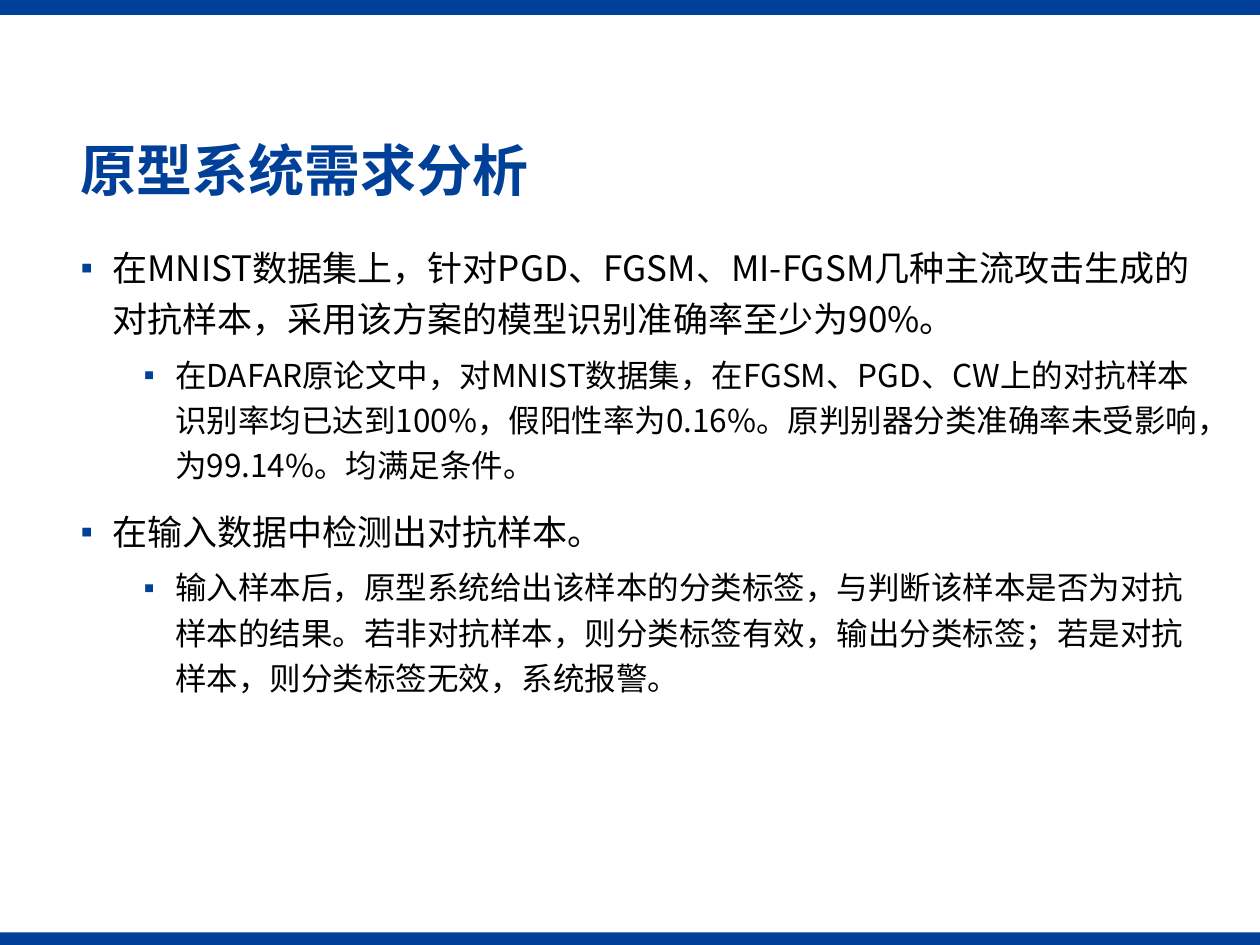
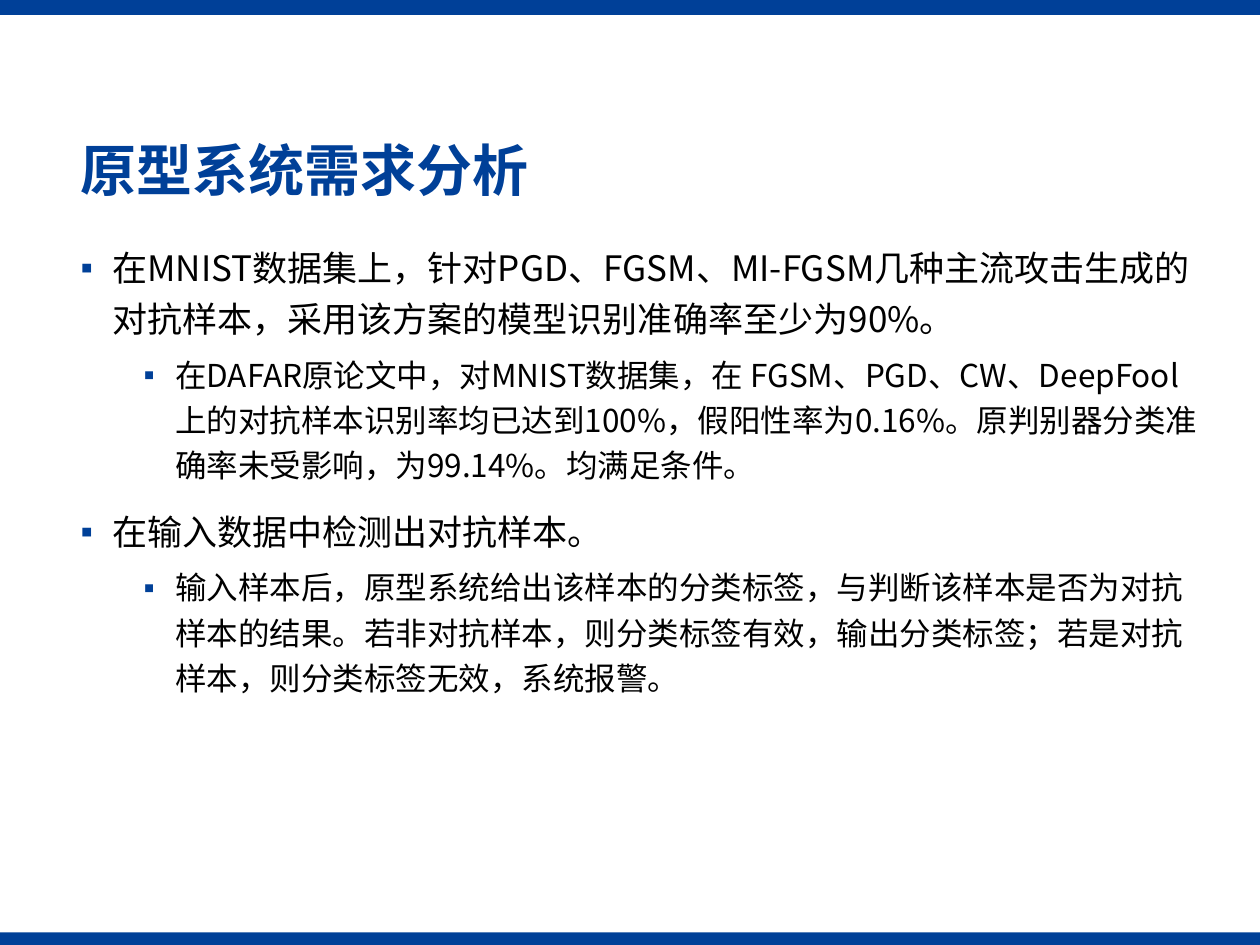
Before and after one commit to MekAkUActOR/DAFAR-Prototype, a slide deck: slide 8 of DAFAR原型系统开发计划.pptx. Drawn at 1260x945 pixels with LibreOffice and Linux fonts; fonts in the diff are those of the drawing; background and template pictures are left out. Boxes give left, top, right and bottom in pixels: in the first picture for what was removed or moved away, otherwise in the second. Text is boxed around its words. In the diff, an @@ line names an element or a change of style, - is before the commit and + after.

```diff
--- a/DAFAR原型系统开发计划.pptx
+++ b/DAFAR原型系统开发计划.pptx
@@ text at (x1=175, y1=360, x2=1197, y2=480): text changed @@
-  ▪ 在DAFAR原论文中，对MNIST数据集，在FGSM、PGD、CW上的对抗样本识别率均已达到100%，假阳性率为0.16%。原判别器分类准确率未受影响，为99.14%。均满足条件。
+  ▪ 在DAFAR原论文中，对MNIST数据集，在 FGSM、PGD、CW、DeepFool 上的对抗样本识别率均已达到100%，假阳性率为0.16%。原判别器分类准确率未受影响，为99.14%。均满足条件。
```
Also in this commit, not shown: 7 other files.
